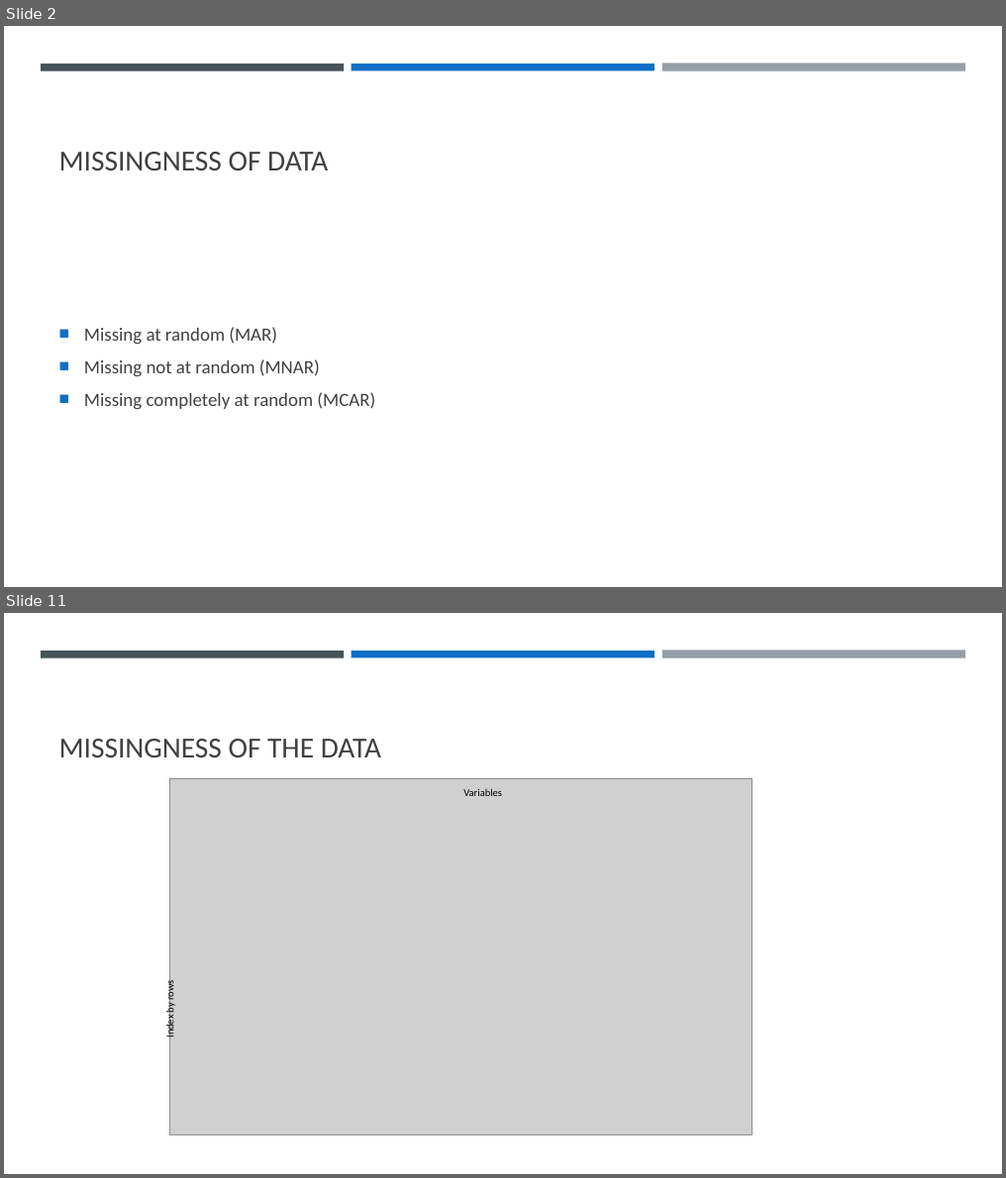
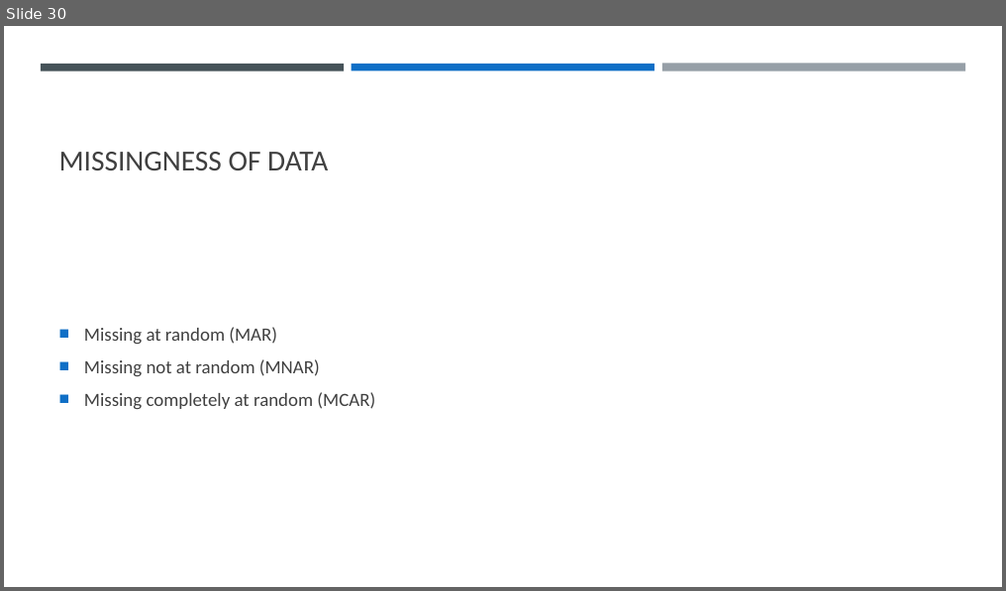
Before and after one commit to llhtoby/MIMIC-III-ML, a slide deck: presentation/Final Presentation.pptx. Shown one above the other, each under a label of ours: slides 2 and 11 before the commit, slide 30 after it; the slides between them are not shown. The pictures are 1006x1178 and 1006x591 pixels, drawn with LibreOffice and Linux fonts; fonts in the diff are those of the drawing; grey boxes stand for pictures. Boxes give left, top, right and bottom in pixels: in the first picture for what was removed or moved away, otherwise in the second. Text is boxed around its words. In the diff, an @@ line names an element or a change of style, - is before the commit and + after.

```diff
--- a/presentation/Final Presentation.pptx
+++ b/presentation/Final Presentation.pptx
@@ slide 11 removed at [4,613,1002,1174], background #FFFFFF; not listed: 3 template elements that a slide beside it also shows @@
@@ title removed at [59,739,381,758] @@
-MISSINGNESS OF THE DATA
@@ picture removed at [169,778,751,1136] @@
@@ text removed at [463,788,502,796] @@
-Variables
@@ text removed at [163,982,176,1038] @@
-Index by rows
@@ what was slide 2 is now slide 30 @@
```
Also in this commit, not shown: 5 slides changed, 20 slides added, 7 other slides removed, 49 other files.
